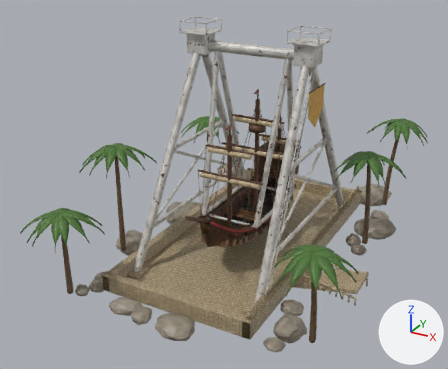
One commit to the FBX model Assets/Maps/LotteWorld/Rides/PirateShip/PirateShip_A07.fbx: the scene before it, then after it.
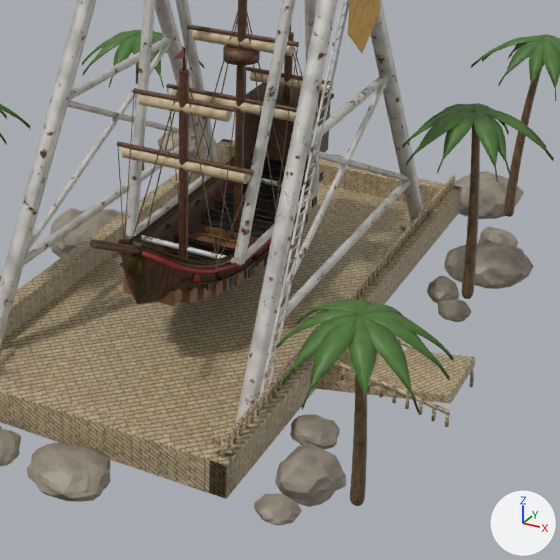
Old and new are each drawn whole from a camera (50 mm lens) standing at (22.2, -45.1, 27.7) and looking at (-1.4, -2.3, 6.3) and again close up on the part from 32% to 91% of the width and 28% to 100% of the height. The axes (+X, +Y, +Z) are drawn at lower right. The lights are the same throughout. The first two pictures are the older version. Where no turn or scale is listed for an object, it has been applied to the vertices. Vertices at exactly the same position are counted once.

The older version as bpy lines, for what is in view:
```python
me_static_palmleaf = bpy.data.meshes.new('Static_PalmLeaf')
me_static_palmleaf.from_pydata(...)  # 3504 vertices, 3432 faces; spans x -12.5..13.2, y -17.0..17.2, z 5.3..9.6
me_static_palmleaf.materials.append(mat_static_palmleaf)
me_static_palmtrunk = bpy.data.meshes.new('Static_PalmTrunk')
me_static_palmtrunk.from_pydata(...)  # 2188 vertices, 2176 faces; spans x -9.7..10.7, y -14.7..14.2, z 0.0..9.5
me_static_palmtrunk.materials.append(mat_static_palmtrunk)
me_static_rock = bpy.data.meshes.new('Static_Rock')
me_static_rock.from_pydata(...)  # 3726 vertices, 7360 faces; spans x -11.0..11.3, y -15.4..17.4, z -1.1..1.1
me_static_rock.materials.append(mat_static_rock)
me_swing_mastwood = bpy.data.meshes.new('Swing_MastWood')
me_swing_mastwood.from_pydata(...)  # 176 vertices, 198 faces; spans x -3.5..3.5, y -10.6..6.3, z -15.4..-4.4
me_swing_mastwood.materials.append(mat_swing_mastwood)
ob_static_palmleaf = bpy.data.objects.new('Static_PalmLeaf', me_static_palmleaf)
ob_static_palmleaf.location = (0.0, 0.0, 0.0)
ob_static_palmtrunk = bpy.data.objects.new('Static_PalmTrunk', me_static_palmtrunk)
ob_static_palmtrunk.location = (0.0, 0.0, 0.0)
ob_static_rock = bpy.data.objects.new('Static_Rock', me_static_rock)
ob_static_rock.location = (0.0, 0.0, 0.0)
ob_swing_mastwood = bpy.data.objects.new('Swing_MastWood', me_swing_mastwood)
ob_swing_mastwood.location = (0.0, 0.0, 17.5)
# also in view: 'Swing_HullWood' at (0.0, 0.0, 4.3); 'Swing_Rope' at (0.0, 1.0, 8.4); 'Static_Banner' at (5.7, 0.0, 13.5); 'Swing_ShipGold' at (0.0, -0.2, 8.4); 'Swing_ShipRed' at (0.0, 0.0, 8.4)
```
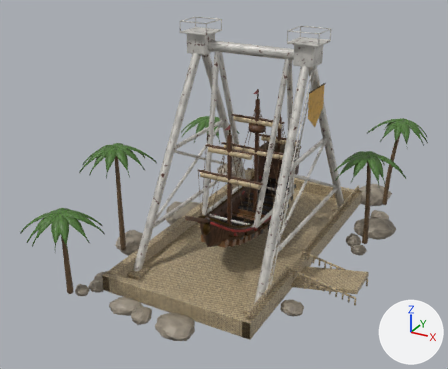
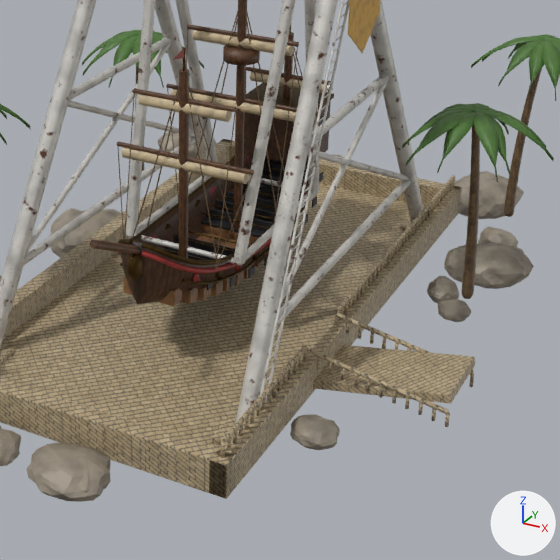
Boxes [x1, y1, x2, y2] around the edits, measured in the close-ups (560 x 560 px):
```json
{"object": "Static_Rock", "change": "reshaped", "before": [0, 130, 534, 525], "after": [0, 130, 534, 502]}
{"object": "Static_PalmLeaf", "change": "reshaped", "before": [0, 30, 560, 416], "after": [0, 30, 560, 182]}
{"object": "Static_PalmTrunk", "change": "reshaped", "before": [135, 64, 542, 506], "after": [135, 64, 542, 299]}
{"part": 1, "of": "me_static_palmtrunk", "change": "deleted", "before": [350, 373, 367, 506], "on screen": "brown"}
{"part": 2, "of": "me_static_rock", "change": "deleted", "before": [254, 493, 302, 525]}
{"part": 3, "of": "me_static_rock", "change": "deleted", "before": [275, 444, 346, 507]}
{"part": 4, "of": "me_static_palmleaf", "change": "deleted", "before": [276, 299, 454, 416], "on screen": "green"}
```

The change, as JSON lines over the scene's bpy script:
```json
{"block": "me_static_palmleaf", "where": "# used by ob_static_palmleaf; location = (0.0, 0.0, 0.0)"}
{"op": "remove", "block": "me_static_palmleaf", "code": "me_static_palmleaf.from_pydata(...)  # 3504 vertices, 3432 faces; spans x -12.5..13.2, y -17.0..17.2, z 5.3..9.6"}
{"op": "add", "block": "me_static_palmleaf", "code": "me_static_palmleaf.from_pydata(...)  # 2920 vertices, 2860 faces; spans x -12.5..12.3, y -17.0..17.2, z 5.3..9.6"}
{"block": "me_static_palmleaf", "change": "me_static_palmleaf part 4: the loose piece of 584 vertices spanning x 7.7..13.2, y -14.7..-8.7, z 5.8..7.6 is deleted"}
{"block": "me_static_palmtrunk", "where": "# used by ob_static_palmtrunk; location = (0.0, 0.0, 0.0)"}
{"op": "remove", "block": "me_static_palmtrunk", "code": "me_static_palmtrunk.from_pydata(...)  # 2188 vertices, 2176 faces; spans x -9.7..10.7, y -14.7..14.2, z 0.0..9.5"}
{"op": "add", "block": "me_static_palmtrunk", "code": "me_static_palmtrunk.from_pydata(...)  # 1858 vertices, 1848 faces; spans x -9.7..9.7, y -14.7..14.2, z 0.0..9.5"}
{"block": "me_static_palmtrunk", "change": "me_static_palmtrunk part 1: the loose piece of 330 vertices spanning x 10.2..10.7, y -11.7..-10.8, z 0.0..7.5 is deleted"}
{"block": "me_static_rock", "where": "# used by ob_static_rock; location = (0.0, 0.0, 0.0)"}
{"op": "remove", "block": "me_static_rock", "code": "me_static_rock.from_pydata(...)  # 3726 vertices, 7360 faces; spans x -11.0..11.3, y -15.4..17.4, z -1.1..1.1"}
{"op": "add", "block": "me_static_rock", "code": "me_static_rock.from_pydata(...)  # 3402 vertices, 6720 faces; spans x -11.0..11.3, y -15.4..17.4, z -1.1..1.1"}
{"block": "me_static_rock", "change": "me_static_rock part 2: the loose piece of 162 vertices spanning x 7.5..9.1, y -13.2..-11.8, z -0.3..0.3 is deleted"}
{"block": "me_static_rock", "change": "me_static_rock part 3: the loose piece of 162 vertices spanning x 7.4..9.7, y -11.4..-9.1, z -1.0..1.0 is deleted"}
```
